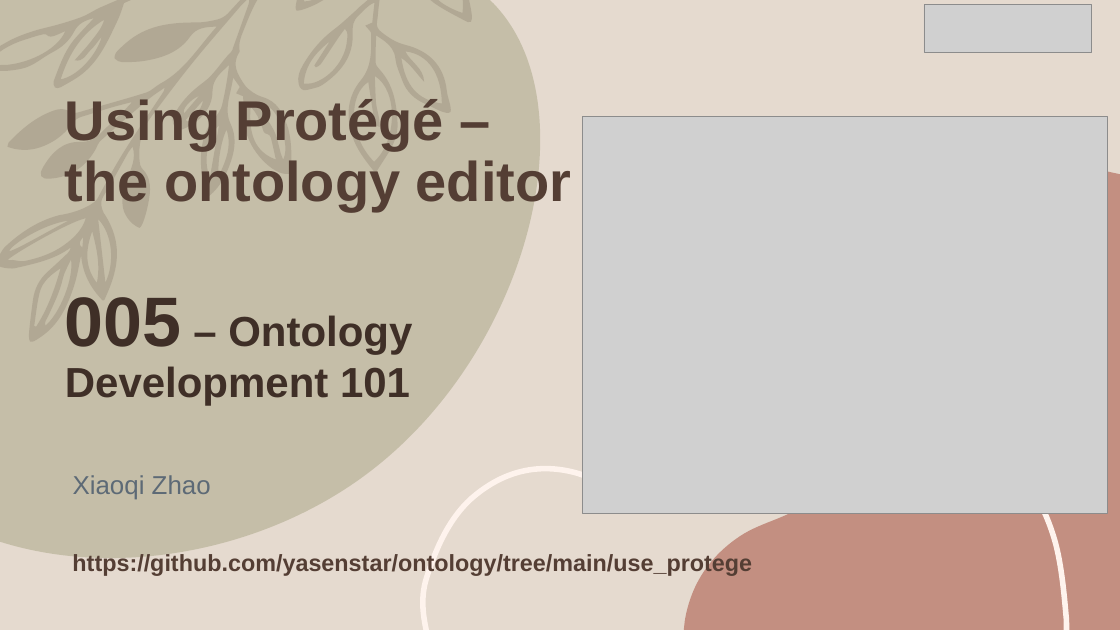
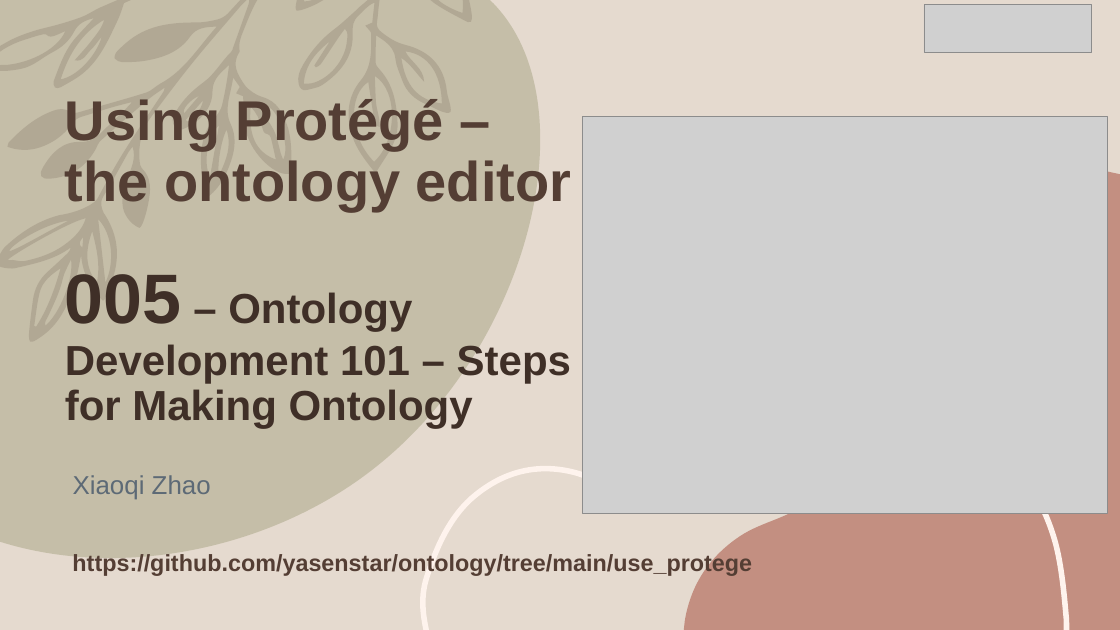
Before and after one commit to yasenstar/ontology, a slide deck: slide 6 of use_protege/Using_Protege.pptx. Drawn at 1120x630 pixels with LibreOffice and Linux fonts; fonts in the diff are those of the drawing; grey boxes stand for pictures. Boxes give left, top, right and bottom in pixels: in the first picture for what was removed or moved away, otherwise in the second. Text is boxed around its words. In the diff, an @@ line names an element or a change of style, - is before the commit and + after.

```diff
--- a/use_protege/Using_Protege.pptx
+++ b/use_protege/Using_Protege.pptx
@@ text at [65,274,571,428]: text changed @@
-005 – Ontology Development 101
+005 – Ontology Development 101 – Steps for Making Ontology
```
Also in this commit, not shown: 3 other files.
